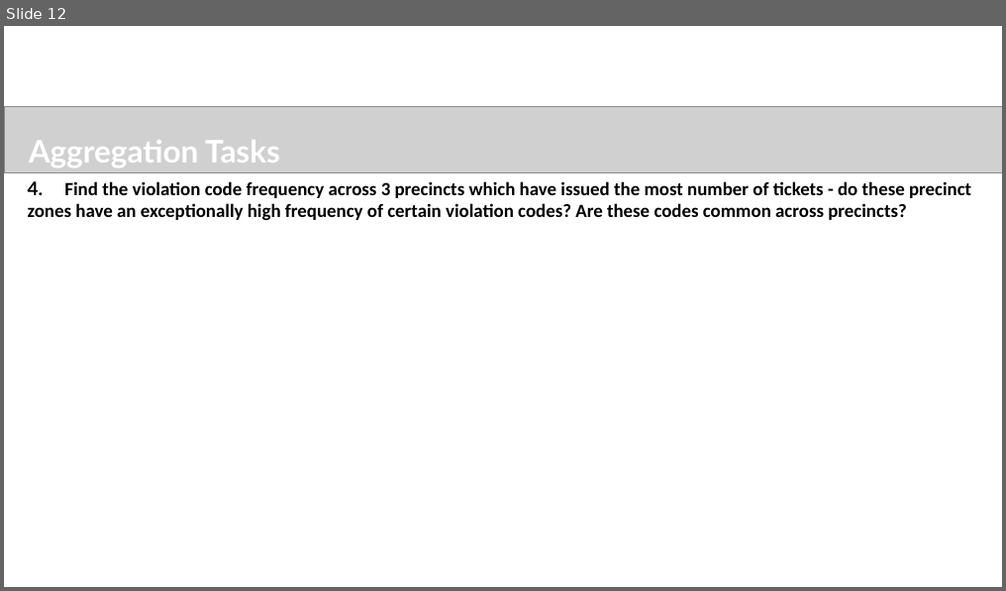
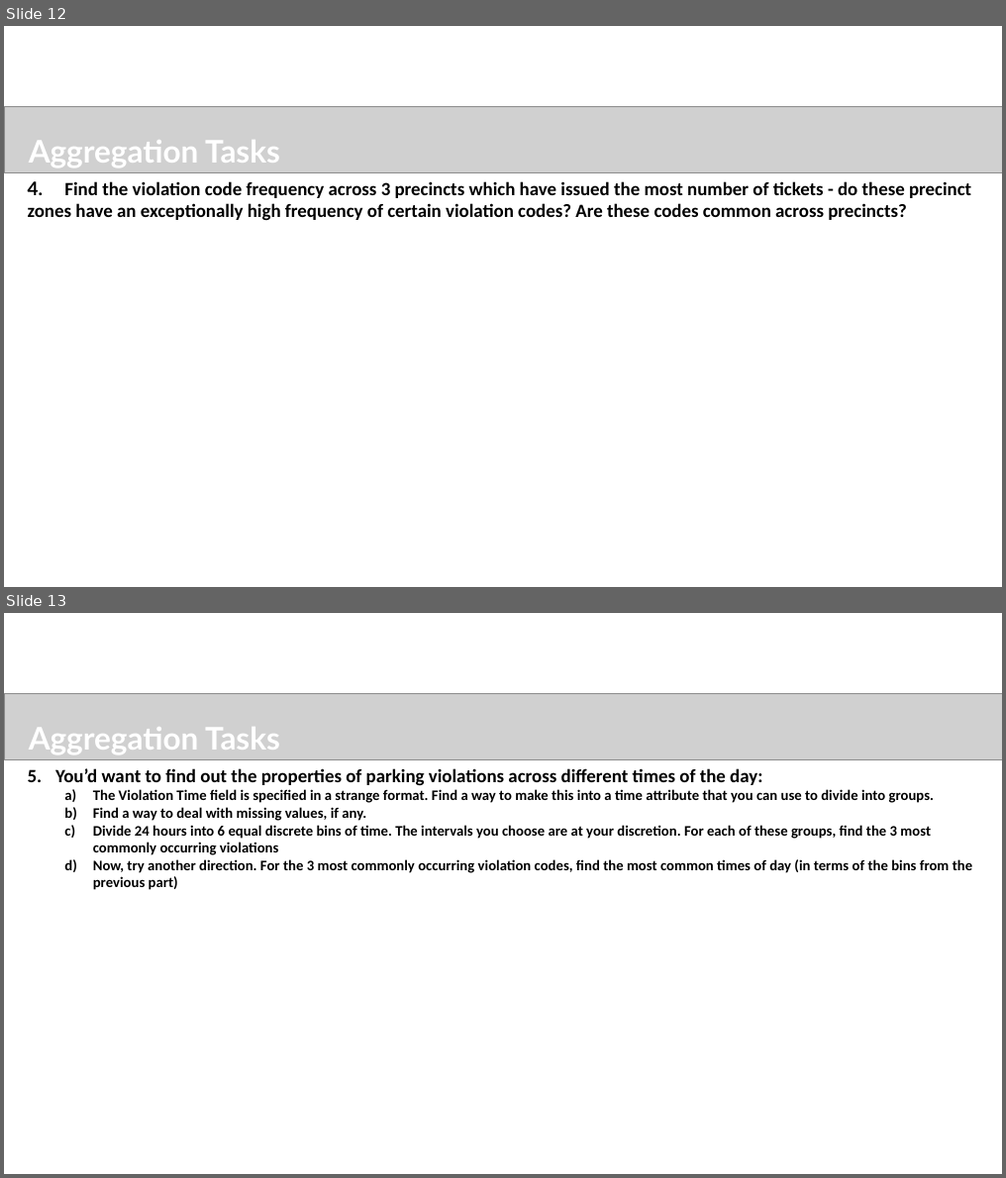
Before and after one commit to sureshballa/data-science-projects, a slide deck: NYC Parking Tickets EDA/FayizMayamVeettil_DDA1730041_main.pptx. Shown one above the other, each under a label of ours: slide 12 before the commit, slides 12 and 13 after it. The pictures are 1006x591 and 1006x1178 pixels, drawn with LibreOffice and Linux fonts; fonts in the diff are those of the drawing; grey boxes stand for pictures; background and template pictures are left out. Boxes give left, top, right and bottom in pixels: in the first picture for what was removed or moved away, otherwise in the second. Text is boxed around its words. In the diff, an @@ line names an element or a change of style, - is before the commit and + after.

```diff
--- a/NYC Parking Tickets EDA/FayizMayamVeettil_DDA1730041_main.pptx
+++ b/NYC Parking Tickets EDA/FayizMayamVeettil_DDA1730041_main.pptx
@@ slide 13 added at box(4, 613, 1002, 1174), background #FFFFFF @@
@@ picture added at box(4, 694, 1002, 760) @@
@@ text added at box(29, 727, 280, 755), 30 pt, text #FFFFFF, bold @@
+Aggregation Tasks
@@ text added at box(55, 768, 972, 890), 14 pt, text #000000, bold @@
+5. You’d want to find out the properties of parking violations across different times of the day:
+  a) The Violation Time field is specified in a strange format. Find a way to make this into a time attribute that you can use to divide into groups.
+  b) Find a way to deal with missing values, if any.
+  c) Divide 24 hours into 6 equal discrete bins of time. The intervals you choose are at your discretion. For each of these groups, find the 3 most commonly occurring violations
+  d) Now, try another direction. For the 3 most commonly occurring violation codes, find the most common times of day (in terms of the bins from the previous part)
```
Also in this commit, not shown: 3 slides changed, 2 other slides added, 2 other files.
